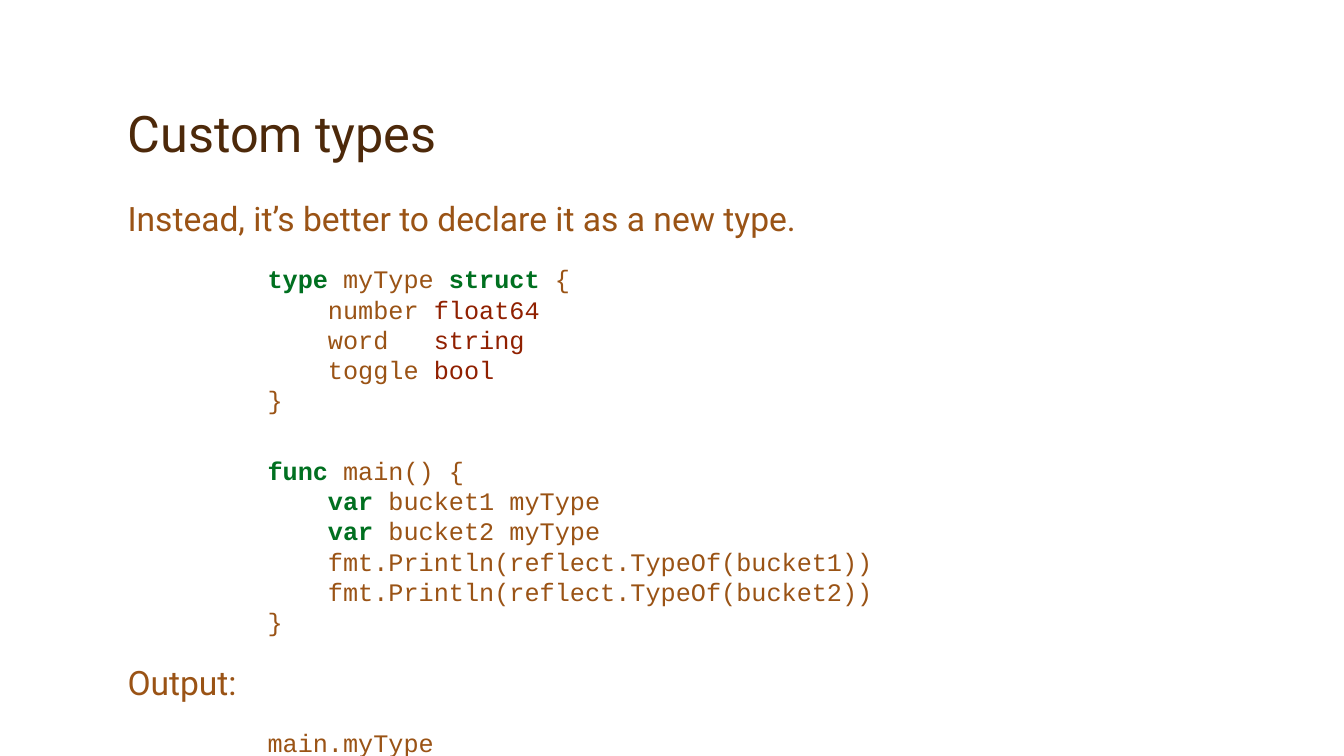
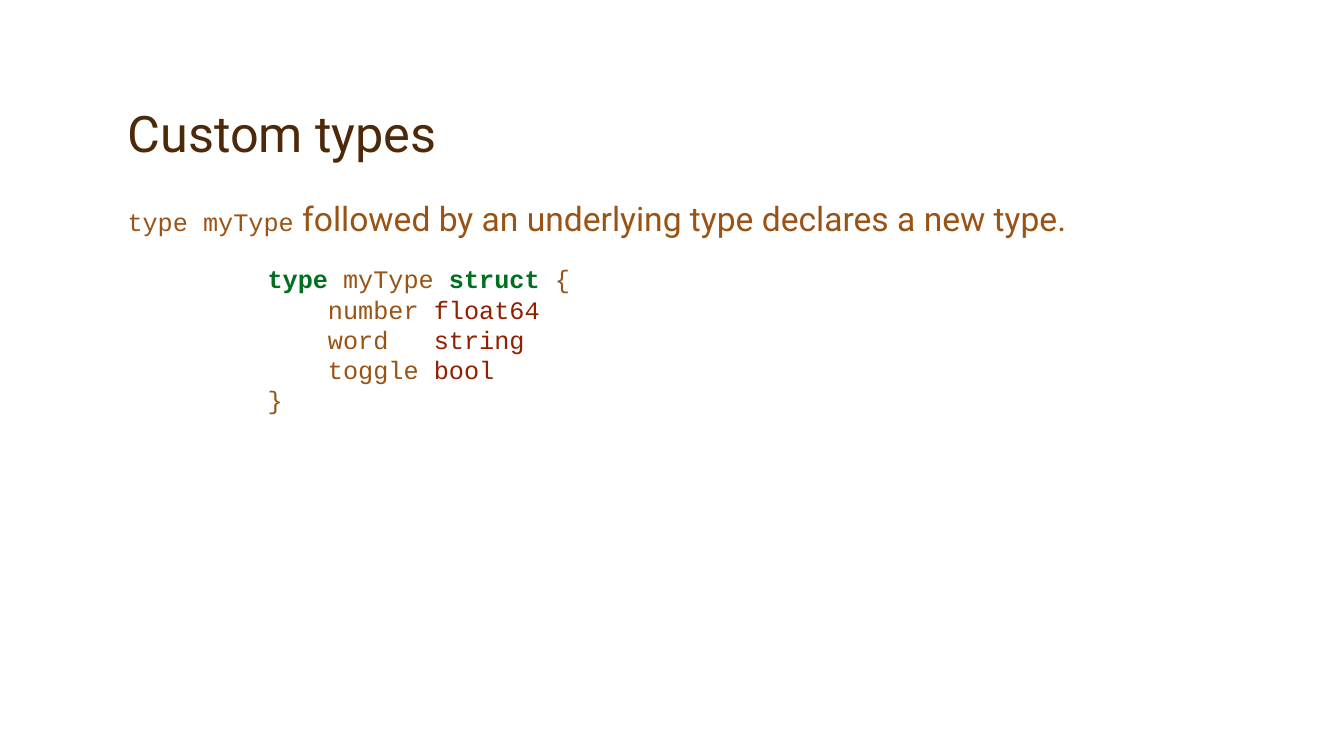
Before and after one commit to jaymcgavren/presentations, a slide deck: slide 71 of go/phillyete/2019/golang_phillyete_2019.pptx (slide 76 before the commit). Drawn at 1344x756 pixels with LibreOffice and Linux fonts; fonts in the diff are those of the drawing; background and template pictures are left out. Boxes give left, top, right and bottom in pixels: in the first picture for what was removed or moved away, otherwise in the second. Text is boxed around its words. In the diff, an @@ line names an element or a change of style, - is before the commit and + after.

```diff
--- a/go/phillyete/2019/golang_phillyete_2019.pptx
+++ b/go/phillyete/2019/golang_phillyete_2019.pptx
@@ text at box(128, 205, 1066, 385): text changed @@
-Instead, it’s better to declare it as a new type.
-type myType struct {
-number float64
-word string
-toggle bool
-}
-func main() {
-var bucket1 myType
-var bucket2 myType
-fmt.Println(reflect.TypeOf(bucket1))
-fmt.Println(reflect.TypeOf(bucket2))
-}
-Output:
-main.myType
-main.myType
+type myType followed by an underlying type declares a new type.
+type myType struct {
+number float64
+word string
+toggle bool
+}
```
Also in this commit, not shown: 35 other slides changed, 38 slides added, 32 slides removed.
